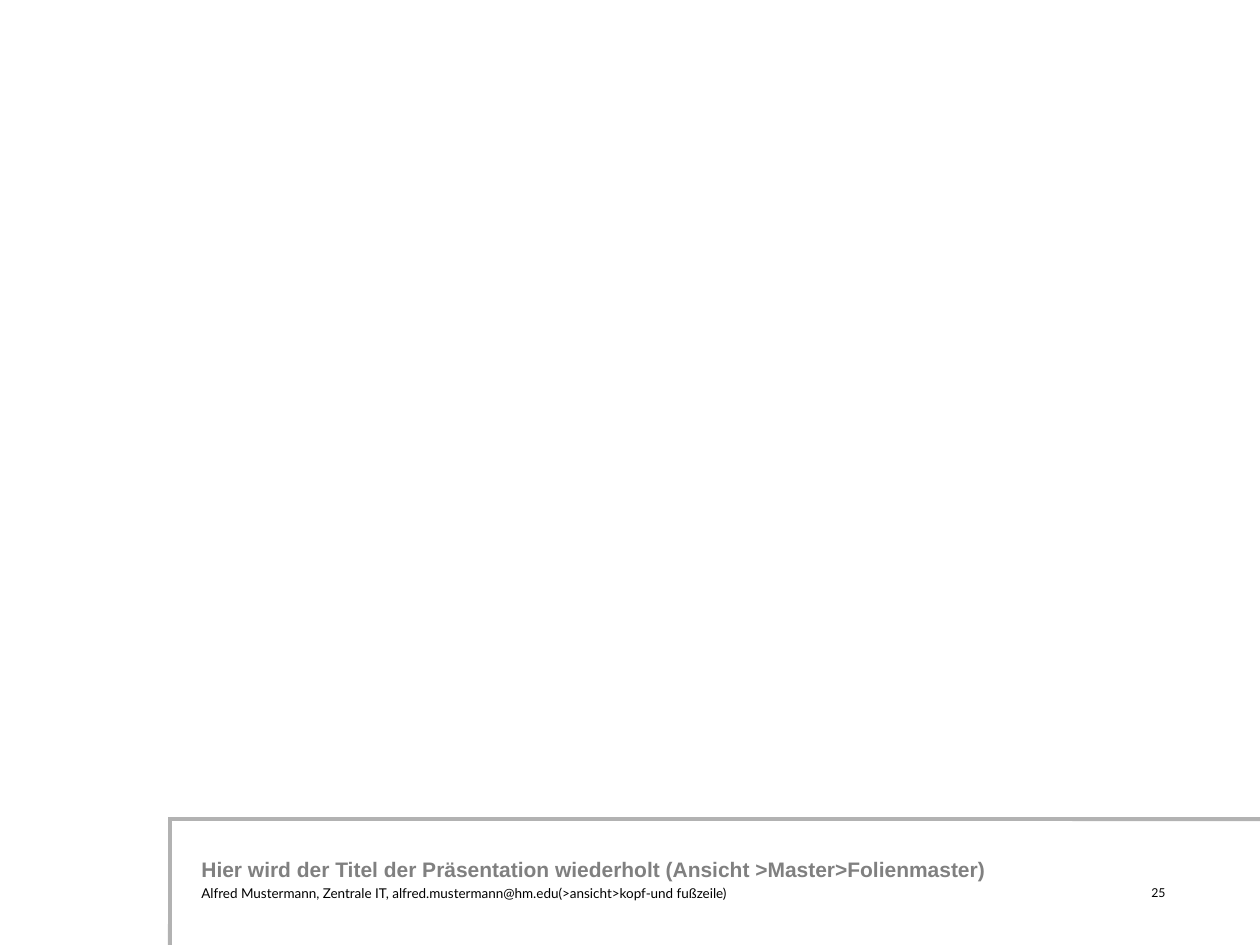
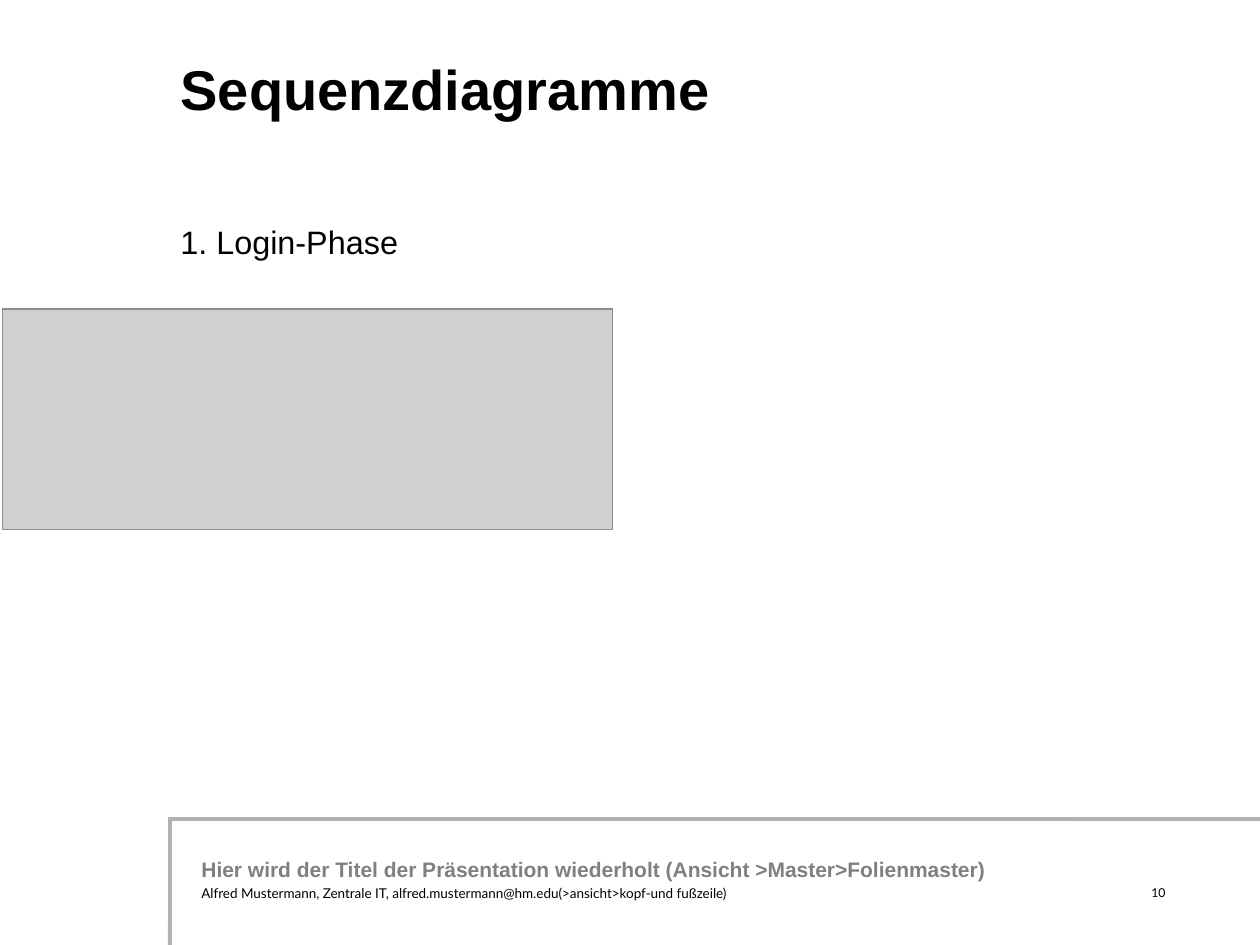
Before and after one commit to simonsymhoven/Datenkommunikation, a slide deck: slide 10 of Aufgabe 1/powerpointpraesentation.ppt (slide 25 before the commit). Drawn at 1260x945 pixels with LibreOffice and Linux fonts; fonts in the diff are those of the drawing; grey boxes stand for pictures; background and template pictures are left out. Boxes give left, top, right and bottom in pixels: in the first picture for what was removed or moved away, otherwise in the second. Text is boxed around its words. In the diff, an @@ line names an element or a change of style, - is before the commit and + after.

```diff
--- a/Aufgabe 1/powerpointpraesentation.ppt
+++ b/Aufgabe 1/powerpointpraesentation.ppt
@@ title added at (181, 69, 710, 121), 32 pt, text #000000, bold @@
+Sequenzdiagramme
@@ text added at (180, 230, 398, 261), 18.5 pt, text #000000 @@
+1. Login-Phase
@@ picture added at (3, 309, 612, 529) @@
@@ page number at (1151, 888, 1165, 897): text changed @@
-25
+10
```
Also in this commit, not shown: 20 other slides changed, 4 slides added, 1 slide removed, 3 other files.
